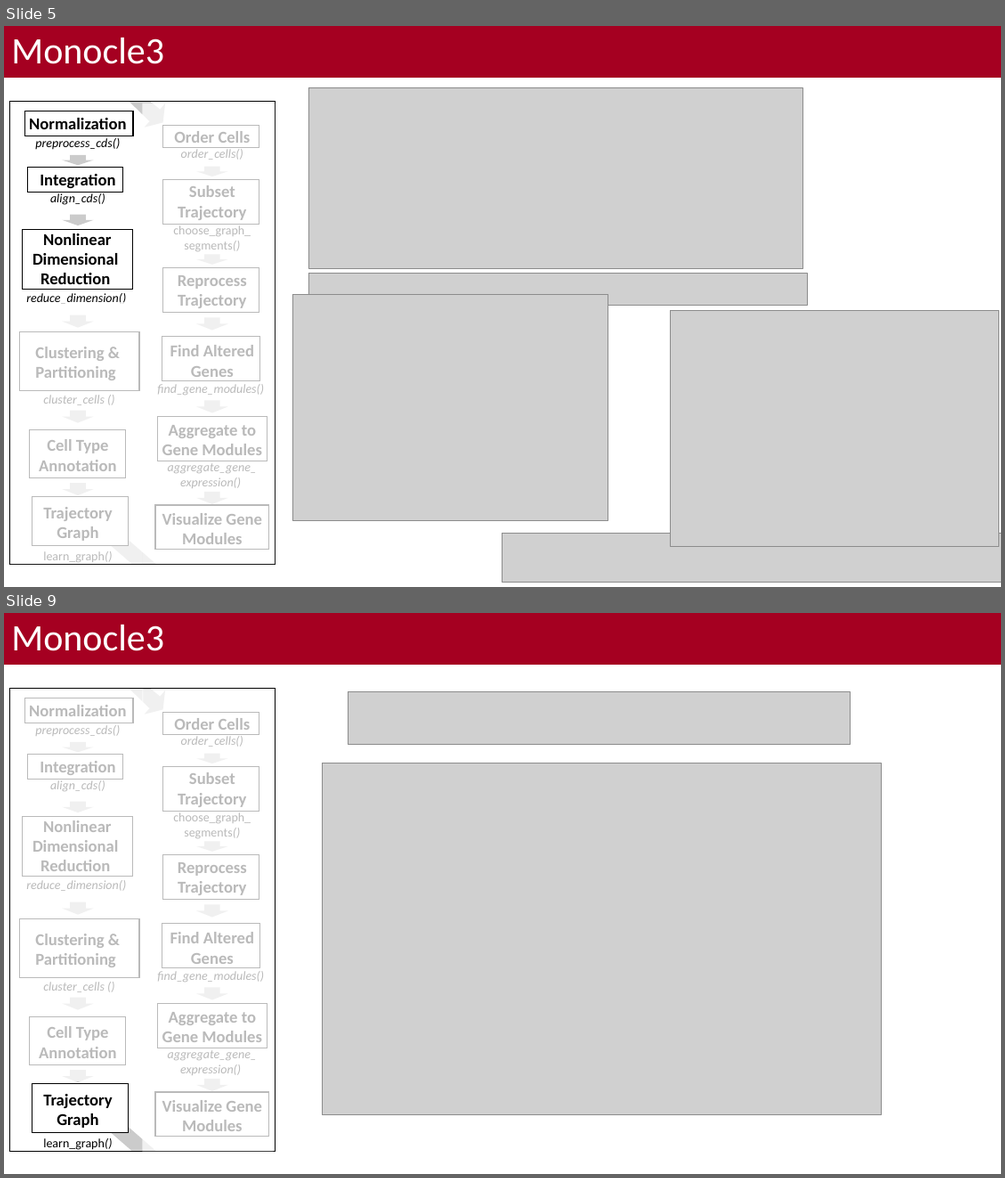
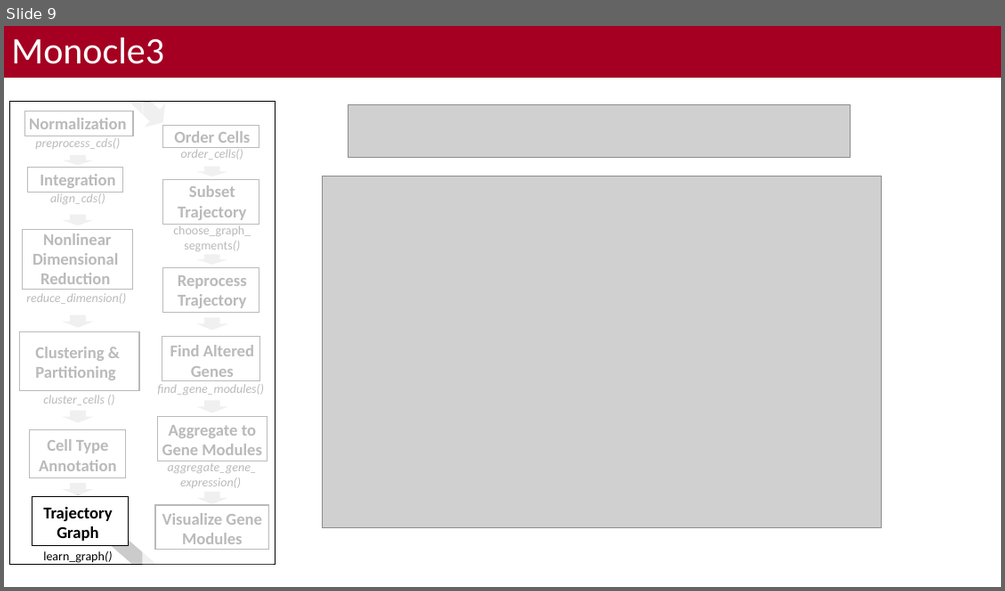
Before and after one commit to bacorli2/scrna_workshop, a slide deck: M6_Monocle_Pseudotime/M5_Monocle_Timeseries.pptx. Shown one above the other, each under a label of ours: slides 5 and 9 before the commit, slide 9 after it; the slides between them are not shown. The pictures are 1005x1178 and 1005x591 pixels, drawn with LibreOffice and Linux fonts; fonts in the diff are those of the drawing; grey boxes stand for pictures; background and template pictures are left out. Boxes give left, top, right and bottom in pixels: in the first picture for what was removed or moved away, otherwise in the second. Text is boxed around its words. In the diff, an @@ line names an element or a change of style, - is before the commit and + after.

Commit message:
Finished Seurat bridge to monocle and first draft of M6.

```diff
--- a/M6_Monocle_Pseudotime/M5_Monocle_Timeseries.pptx
+++ b/M6_Monocle_Pseudotime/M5_Monocle_Timeseries.pptx
@@ slide 5 removed at bbox=[4, 26, 1001, 587], background #FFFFFF; not listed: 46 template elements that a slide beside it also shows @@
@@ title removed at bbox=[4, 26, 1001, 78] @@
-Monocle3
@@ rectangle removed at bbox=[142, 103, 275, 564] @@
@@ picture removed at bbox=[308, 87, 802, 268] @@
@@ picture removed at bbox=[308, 273, 807, 305] @@
@@ rectangle removed at bbox=[11, 302, 142, 564] @@
@@ picture removed at bbox=[292, 295, 608, 521] @@
@@ picture removed at bbox=[671, 310, 998, 546] @@
@@ picture removed at bbox=[502, 533, 1001, 582] @@
```
Also in this commit, not shown: 7 slides changed, 3 slides added, 1 other file.
